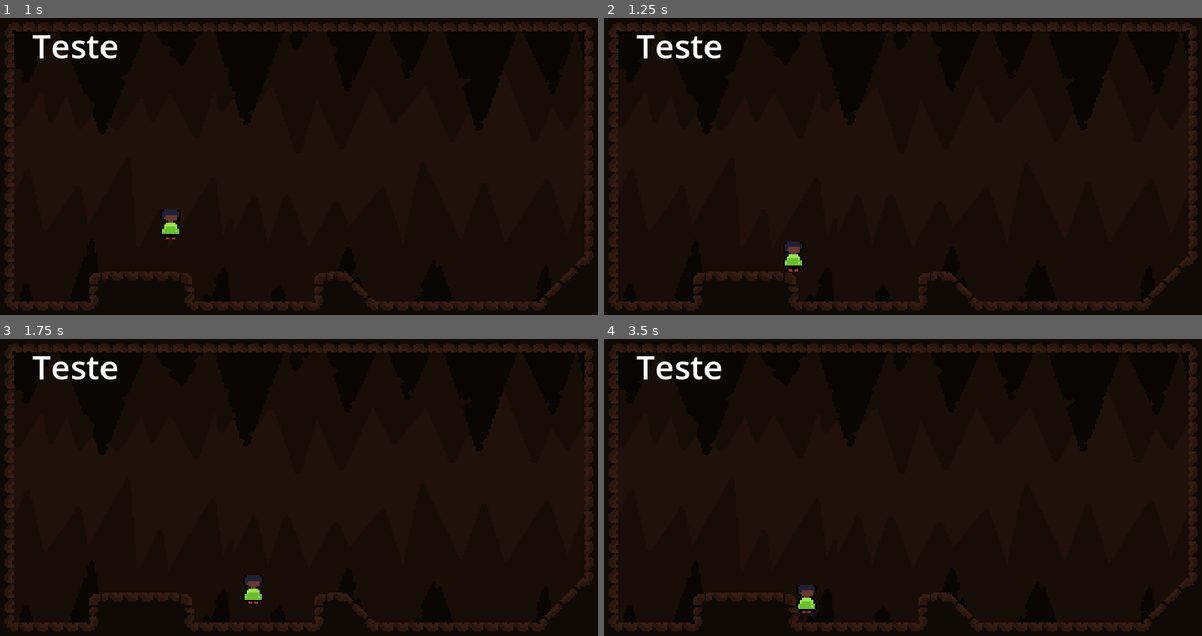
Above: before the commit, frames 1-4 (two rows, left to right).
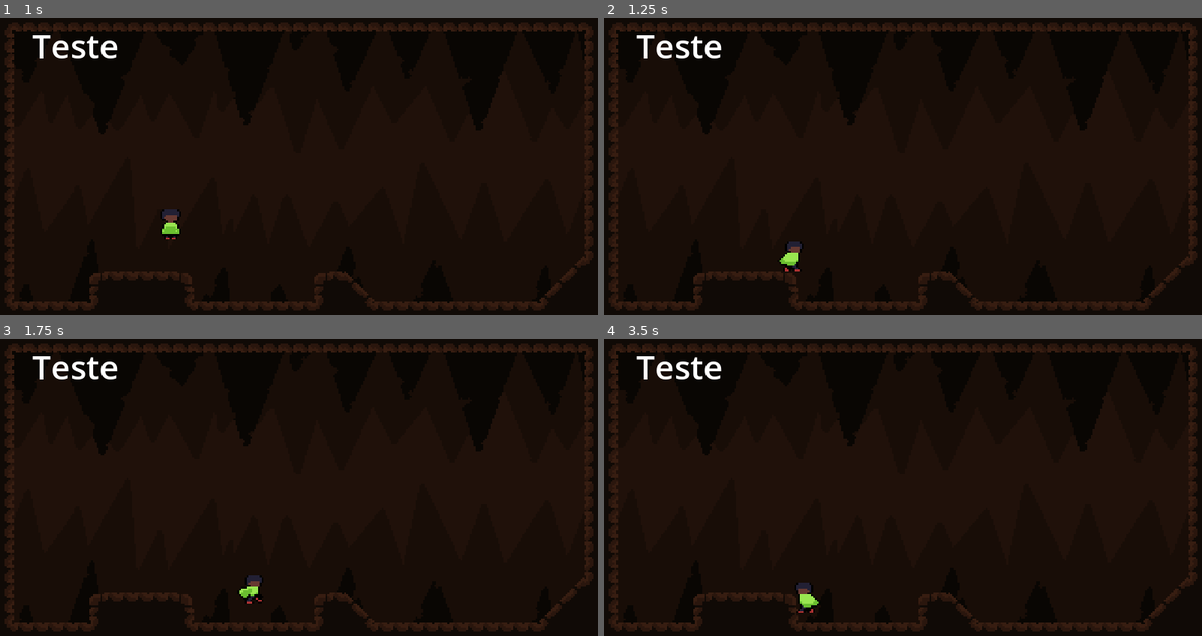
Above: after the commit, the same moments.

Repository: Omegalolchan/Cave_Runner
Game: Godot game, scene res://assets/Scenes/HightResDebugScene.tscn
The game is run twice, just before and just after one commit, with the same random seed, the same clock (stepped at 60 frames per second) and the same inputs. This scene is started directly instead of the project's main scene.
Inputs:
- Up to frame 1 (1 s): tap Enter at 0.5 s; hold Right (moveRight) from 0.53 s (still down); hold Down (slide) from 0.53 s (still down); tap C (jump) at 0.77, 0.8 s
- Up to frame 2 (1.25 s): keep holding Right (moveRight); keep holding Down (slide); tap C (jump) at 1.07 s
- Up to frame 3 (1.75 s): keep holding Right (moveRight); release Down (slide) at 1.28 s; tap C (jump) at 1.35, 1.52 s; tap Down (slide) at 1.55 s
- Up to frame 4 (3.5 s): tap C (jump) at 1.82, 2.3, 3.02, 3.32 s; release Right (moveRight) at 2.03 s; hold Down (slide) 2.03-2.78 s; hold Left (moveLeft) from 2.03 s (still down); tap Down (slide) at 2.85 s

Frame 1 is identical in both runs. In frame 2, 0.1% of the frame differs, in the area x 29-34%, y 75-86%; in frame 3, 0.1%; in frame 4, 0.2%, in the area x 32-36%, y 82-93%.

Commit message:
started working on the animation system :3

Diff:
--- a/assets/Objects/player.tscn
+++ b/assets/Objects/player.tscn
@@ -1,7 +1,9 @@
-[gd_scene load_steps=7 format=3 uid="uid://cv2005kajth2r"]
+[gd_scene load_steps=17 format=3 uid="uid://cv2005kajth2r"]
 
 [ext_resource type="Script" path="res://assets/Scripts/PlayerMovement.gd" id="1_geve8"]
 [ext_resource type="Texture2D" uid="uid://dd6h25bytytai" path="res://assets/Sprites/PlayerIdle.png" id="2_lp3gv"]
+[ext_resource type="Texture2D" uid="uid://cqftlo1iwa0by" path="res://assets/Sprites/PlayerWalk.png" id="3_1ma5d"]
+[ext_resource type="Script" path="res://assets/Scripts/PlayerAnim.gd" id="3_k0fob"]
 
 [sub_resource type="AtlasTexture" id="AtlasTexture_414hq"]
 atlas = ExtResource("2_lp3gv")
@@ -10,6 +12,38 @@
 [sub_resource type="AtlasTexture" id="AtlasTexture_3ida2"]
 atlas = ExtResource("2_lp3gv")
 region = Rect2(16, 0, 16, 16)
+
+[sub_resource type="AtlasTexture" id="AtlasTexture_errhv"]
+atlas = ExtResource("3_1ma5d")
+region = Rect2(0, 0, 16, 16)
+
+[sub_resource type="AtlasTexture" id="AtlasTexture_stig7"]
+atlas = ExtResource("3_1ma5d")
+region = Rect2(16, 0, 16, 16)
+
+[sub_resource type="AtlasTexture" id="AtlasTexture_ggdmq"]
+atlas = ExtResource("3_1ma5d")
+region = Rect2(32, 0, 16, 16)
+
+[sub_resource type="AtlasTexture" id="AtlasTexture_ysyuo"]
+atlas = ExtResource("3_1ma5d")
+region = Rect2(0, 16, 16, 16)
+
+[sub_resource type="AtlasTexture" id="AtlasTexture_w1nxb"]
+atlas = ExtResource("3_1ma5d")
+region = Rect2(16, 16, 16, 16)
+
+[sub_resource type="AtlasTexture" id="AtlasTexture_gdfj3"]
+atlas = ExtResource("3_1ma5d")
+region = Rect2(32, 16, 16, 16)
+
+[sub_resource type="AtlasTexture" id="AtlasTexture_i2hkn"]
+atlas = ExtResource("3_1ma5d")
+region = Rect2(0, 32, 16, 16)
+
+[sub_resource type="AtlasTexture" id="AtlasTexture_8hi2k"]
+atlas = ExtResource("3_1ma5d")
+region = Rect2(16, 32, 16, 16)
 
 [sub_resource type="SpriteFrames" id="SpriteFrames_fi5p2"]
 animations = [{
@@ -21,8 +55,37 @@
 "texture": SubResource("AtlasTexture_3ida2")
 }],
 "loop": true,
-"name": &"Idle",
+"name": &"IDLE",
 "speed": 2.0
+}, {
+"frames": [{
+"duration": 1.0,
+"texture": SubResource("AtlasTexture_errhv")
+}, {
+"duration": 1.0,
+"texture": SubResource("AtlasTexture_stig7")
+}, {
+"duration": 1.0,
+"texture": SubResource("AtlasTexture_ggdmq")
+}, {
+"duration": 1.0,
+"texture": SubResource("AtlasTexture_ysyuo")
+}, {
+"duration": 1.0,
+"texture": SubResource("AtlasTexture_w1nxb")
+}, {
+"duration": 1.0,
+"texture": SubResource("AtlasTexture_gdfj3")
+}, {
+"duration": 1.0,
+"texture": SubResource("AtlasTexture_i2hkn")
+}, {
+"duration": 1.0,
+"texture": SubResource("AtlasTexture_8hi2k")
+}],
+"loop": true,
+"name": &"WALK",
+"speed": 5.0
 }]
 
 [sub_resource type="RectangleShape2D" id="RectangleShape2D_sbs3j"]
@@ -35,9 +98,12 @@
 
 [node name="Sprite" type="AnimatedSprite2D" parent="."]
 sprite_frames = SubResource("SpriteFrames_fi5p2")
-animation = &"Idle"
-autoplay = "Idle"
+animation = &"WALK"
+autoplay = "IDLE"
+script = ExtResource("3_k0fob")
 
 [node name="HitBox" type="CollisionShape2D" parent="."]
 position = Vector2(0.5, 1.5)
 shape = SubResource("RectangleShape2D_sbs3j")
+
+[connection signal="var_to_anim" from="." to="Sprite" method="_on_player_var_to_anim"]
--- /dev/null
+++ b/assets/Scripts/PlayerAnim.gd
@@ -0,0 +1,42 @@
+extends AnimatedSprite2D
+
+enum anim_to_play {
+	IDLE,
+	WALK,
+	JUMP,
+	WALLJUMP,
+	SLIDE_UP,
+	SLIDE_STRAIGHT,
+	SLIDE_DOWN,
+}
+
+func _on_player_var_to_anim(ground:bool, speed:Vector2, jump:bool, wall_jump:bool, walled:bool, slide:bool):
+	if speed.x != 0:
+		scale.x = sign(speed.x)
+
+	if ground:
+		if speed == Vector2.ZERO:
+			play_anim(anim_to_play.IDLE)
+			return
+		if speed != Vector2.ZERO and not slide:
+			play_anim(anim_to_play.WALK)
+			return
+		if speed != Vector2.ZERO and slide:
+			play_anim(calc_slide_angle(speed))
+
+
+	pass
+
+func calc_slide_angle(speed : Vector2) -> anim_to_play:
+	if speed.y > 0:
+		return anim_to_play.SLIDE_DOWN
+
+	if speed.y < 0:
+		return anim_to_play.SLIDE_UP
+
+	return anim_to_play.SLIDE_STRAIGHT
+
+func play_anim(anim : anim_to_play):
+	var anim_array = Array( anim_to_play.keys())
+	play(anim_array[anim], 1.0, false)
+	return
--- a/assets/Scripts/PlayerMovement.gd
+++ b/assets/Scripts/PlayerMovement.gd
@@ -1,4 +1,6 @@
 extends CharacterBody2D
+
+signal var_to_anim(ground : bool, speed : Vector2, jump : bool, wall_jump : bool, walled : bool, slide : bool)
 
 const WALK_SPEED = 40.0 / 60
 var FPS_DELTA = 0.016
@@ -12,7 +14,7 @@
 
 var jump_lock
 var jump_turn
-var is_walljumping
+var is_walljumping : bool
 var is_jumping
 var is_sliding
 var on_floor
@@ -20,14 +22,14 @@
 var current_jump_time : float
 var current_coyote_time : float
 
-@export var coyote_max_time = 10
-@export var jump_max_time = 20
-@export var jump_speed = -35.0
-@export var slide_accel = 1
-@export var slide_deccel = 1
-@export var slide_burst_speed = 1.5
-@export var velocity_neutral_deccel = 2
-@export var gravity_scale : float = 10
+var coyote_max_time = 10
+var jump_max_time = 20
+var jump_speed = -35.0
+var slide_accel = 1
+var slide_deccel = 1
+var slide_burst_speed = 1.5
+var velocity_neutral_deccel = 2
+var gravity_scale : float = 10
 
 var gravity = (8 * 0.016) * gravity_scale
 
@@ -121,6 +123,7 @@
 	on_floor = on_floorUpdate()
 
 	move_and_collide(velocity)
+	var_to_anim.emit(on_floor , velocity, is_jumping, is_walljumping, on_wall, is_sliding)
 	return
 
 func on_floorUpdate():
Binary file added: assets/Sprites/PlayerWalk.png
Not shown, added: assets/Sprites/PlayerWalk.png.import
